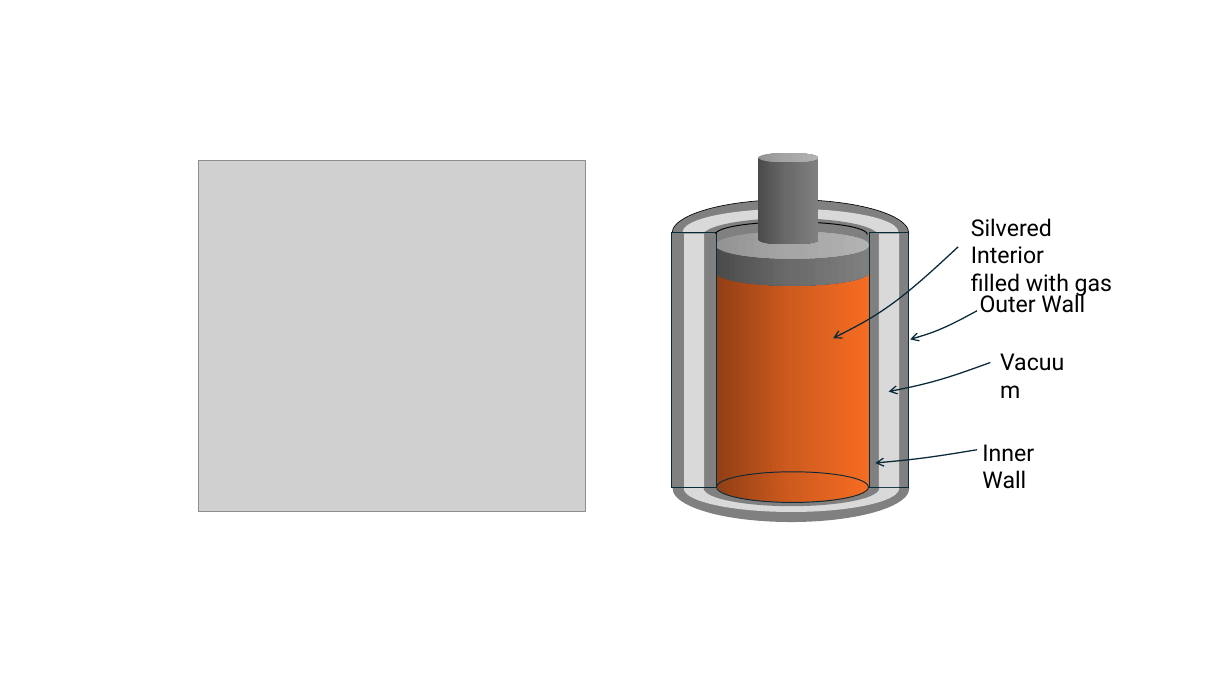
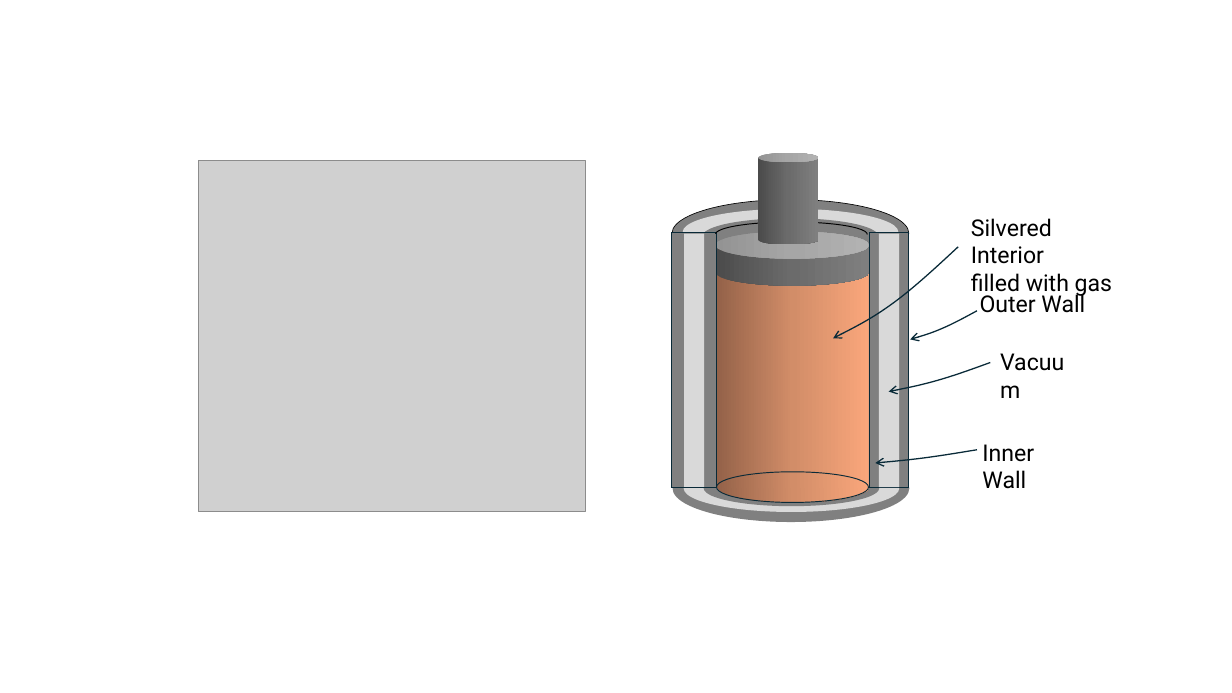
Before and after one commit to rtlines/Introductory-Physics-II, a slide deck: slide 3 of Lecture_Slides/PH 123 Lecture 36.pptx. Drawn at 1232x693 pixels with LibreOffice and Linux fonts; fonts in the diff are those of the drawing; grey boxes stand for pictures. Boxes give left, top, right and bottom in pixels: in the first picture for what was removed or moved away, otherwise in the second. Text is boxed around its words. In the diff, an @@ line names an element or a change of style, - is before the commit and + after.

```diff
--- a/Lecture_Slides/PH 123 Lecture 36.pptx
+++ b/Lecture_Slides/PH 123 Lecture 36.pptx
@@ rectangle at (x1=717, y1=233, x2=870, y2=488): fill gradient #924015 to #D05C1F to #F76D24 to gradient #946349 to #D38D68 to #FAA77C @@
@@ ellipse at (x1=717, y1=471, x2=870, y2=503): fill gradient #924015 to #D05C1F to #F76D24 to gradient #946349 to #D38D68 to #FAA77C @@
```
Also in this commit, not shown: 9 other files.
